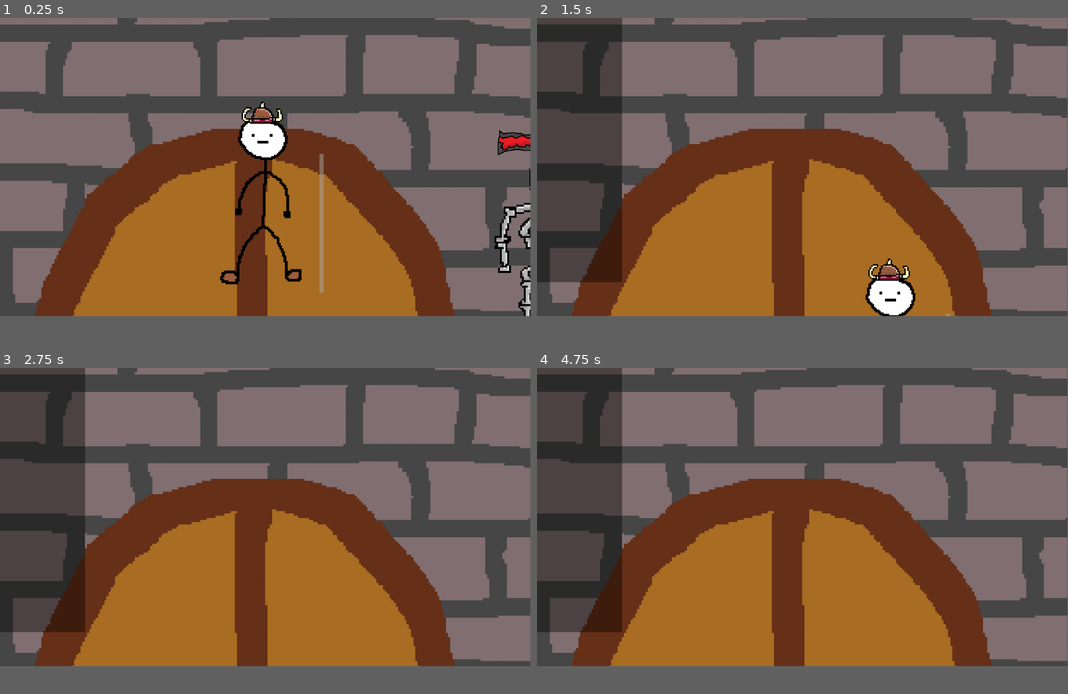
Above: before the commit, frames 1-4 (two rows, left to right).
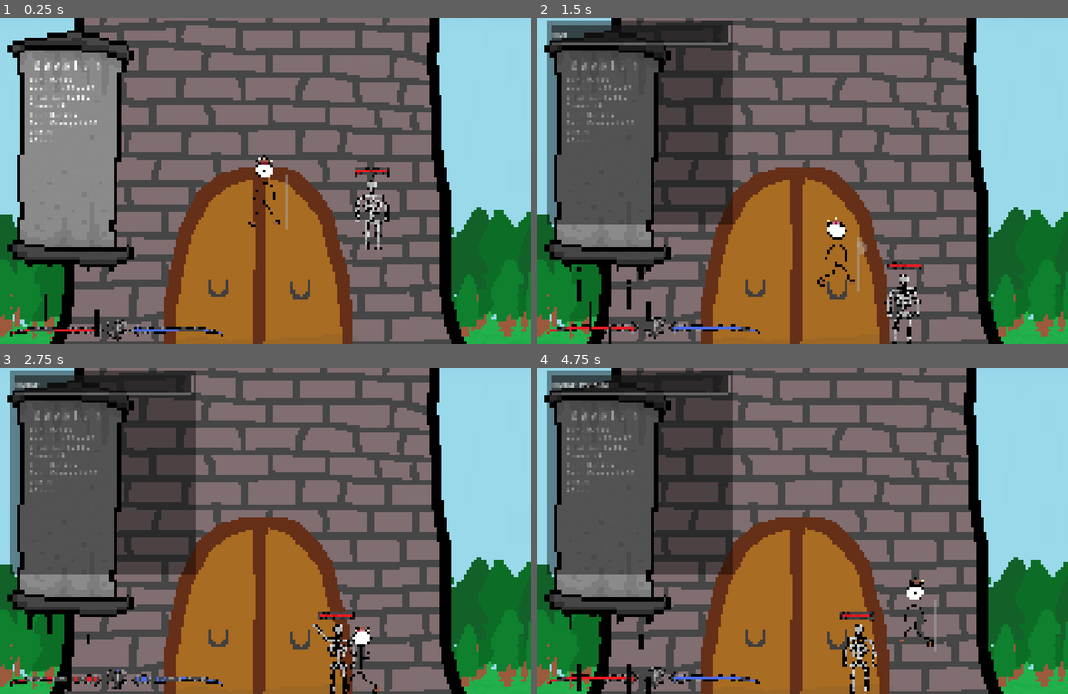
Above: after the commit, the same moments.

Repository: WhimmyAlz/A_Tower_Tale_Godot
Game: Godot game, scene res://Scenes/Settings/Floor/Base_floor.tscn
The game is run twice, just before and just after one commit, with the same random seed, the same clock (stepped at 60 frames per second) and the same inputs.
Inputs:
- Up to frame 1 (0.25 s): no input
- Up to frame 2 (1.5 s): tap Enter (Console) at 0.5 s; hold 1 (attack 1) 0.53-1.28 s; hold D (right) from 0.53 s (still down); tap W (up) at 0.77 s; tap 1 (attack 1) at 1.35 s
- Up to frame 3 (2.75 s): tap W (up) at 1.52 s; release D (right) at 2.03 s; hold A (left) from 2.03 s (still down); hold 1 (attack 1) from 2.03 s (still down)
- Up to frame 4 (4.75 s): release A (left) at 2.78 s; release 1 (attack 1) at 2.78 s; hold D (right) 2.78-4.28 s; tap 1 (attack 1) at 2.85, 4.35 s; tap W (up) at 3.02, 3.77, 4.52 s; hold 1 (attack 1) 3.53-4.28 s; hold A (left) from 4.28 s (still down)
The window is 799x449 before the commit and 800x491 after it. Grey fills any space a smaller window leaves; there, only what the larger window draws over its background counts as a difference.

The runs differ from the first frame. In frame 1, 75% of the frame differs, in the area x 0-100%, y 0-100%; in frame 2, 73%; in frame 3, 73%; in frame 4, 74%.

Commit message:
set game resolution to a fixed ratio

Diff:
--- a/Global/Global.gd
+++ b/Global/Global.gd
@@ -24,7 +24,7 @@
 var defense_penetration := 0 # ignores X amount of defense
 var max_stamina := 1
 var stamina := 1
-var max_health := 1
+var max_health := 100
 var health := 100
 var health_regen_value := 15 # % of max health healed naturally per floor
 var crit_chance := 0 # chance to land crit
@@ -86,6 +86,8 @@
 	defense = 0
 	defense_penetration = 0
 
+func _ready() -> void:
+	health = max_health
 
 func _physics_process(_delta: float):
 	if player_class == 0:
--- a/Scenes/Player/Body/player.tscn
+++ b/Scenes/Player/Body/player.tscn
@@ -156,6 +156,7 @@
 
 [node name="Dev" parent="Non Attached UI Elements" unique_id=1959197403 instance=ExtResource("4_os2qf")]
 visible = false
+z_index = 100
 position = Vector2(-1416, -885)
 
 [node name="Prog_Bars" type="Control" parent="Non Attached UI Elements" unique_id=841381205]
--- a/project.godot
+++ b/project.godot
@@ -21,7 +21,10 @@
 
 [display]
 
-window/size/mode=3
+window/size/viewport_width=3000
+window/size/viewport_height=1840
+window/size/mode=2
+window/stretch/mode="canvas_items"
 
 [global_group]
 
